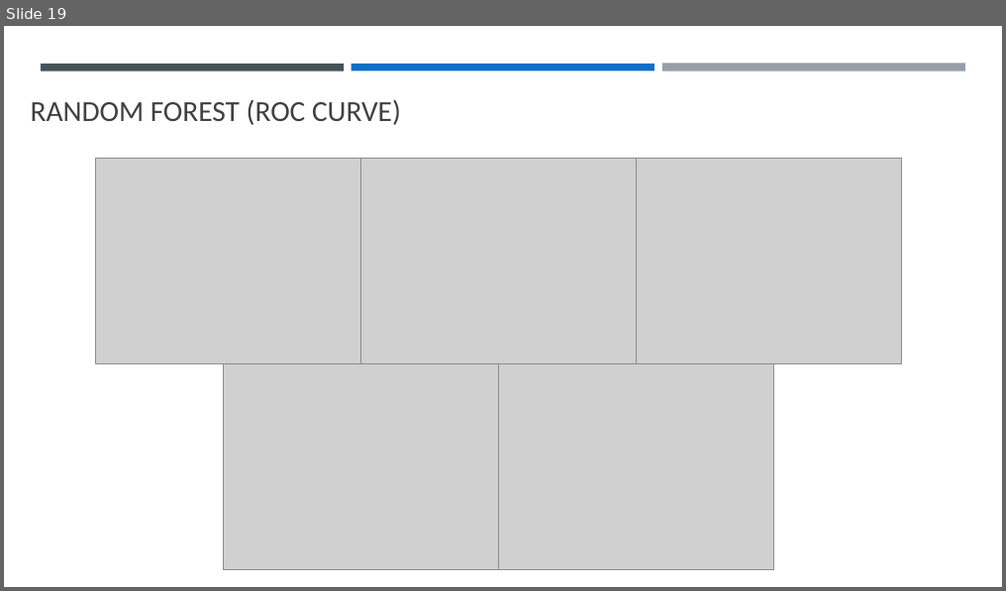
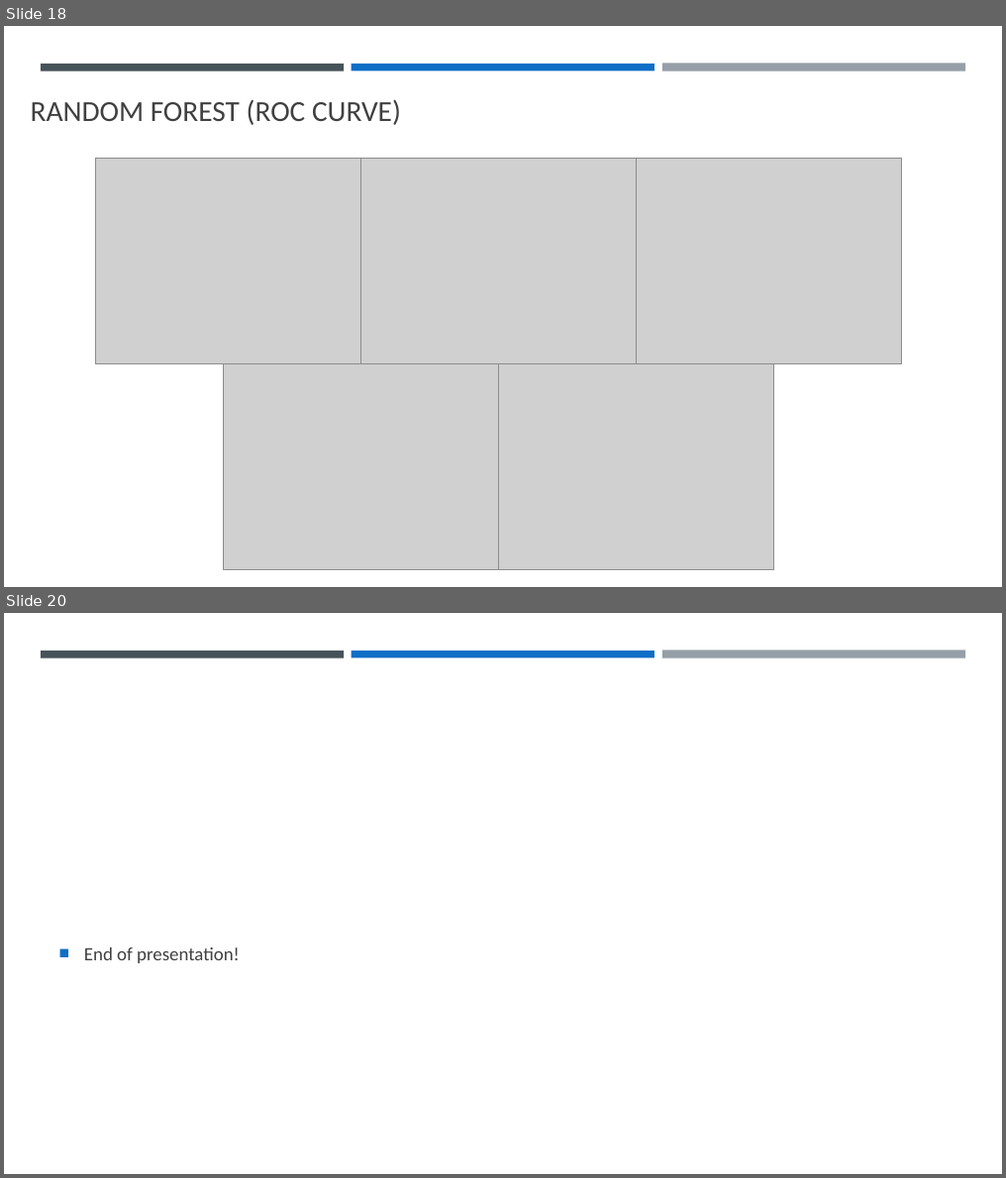
Before and after one commit to llhtoby/MIMIC-III-ML, a slide deck: presentation/Final Presentation.pptx. Shown one above the other, each under a label of ours: slide 19 before the commit, slides 18 and 20 after it; the slides between them are not shown. The pictures are 1006x591 and 1006x1178 pixels, drawn with LibreOffice and Linux fonts; fonts in the diff are those of the drawing; grey boxes stand for pictures. Boxes give left, top, right and bottom in pixels: in the first picture for what was removed or moved away, otherwise in the second. Text is boxed around its words. In the diff, an @@ line names an element or a change of style, - is before the commit and + after.

```diff
--- a/presentation/Final Presentation.pptx
+++ b/presentation/Final Presentation.pptx
@@ slide 20 added at [4,613,1002,1174], background #FFFFFF; not listed: 3 template elements that a slide beside it also shows @@
@@ text added at [84,948,240,963], 18 pt, text #404040 @@
+■ End of presentation!
@@ what was slide 19 is now slide 18 @@
```
Also in this commit, not shown: 5 slides changed, 19 other slides added, 8 slides removed, 49 other files.
